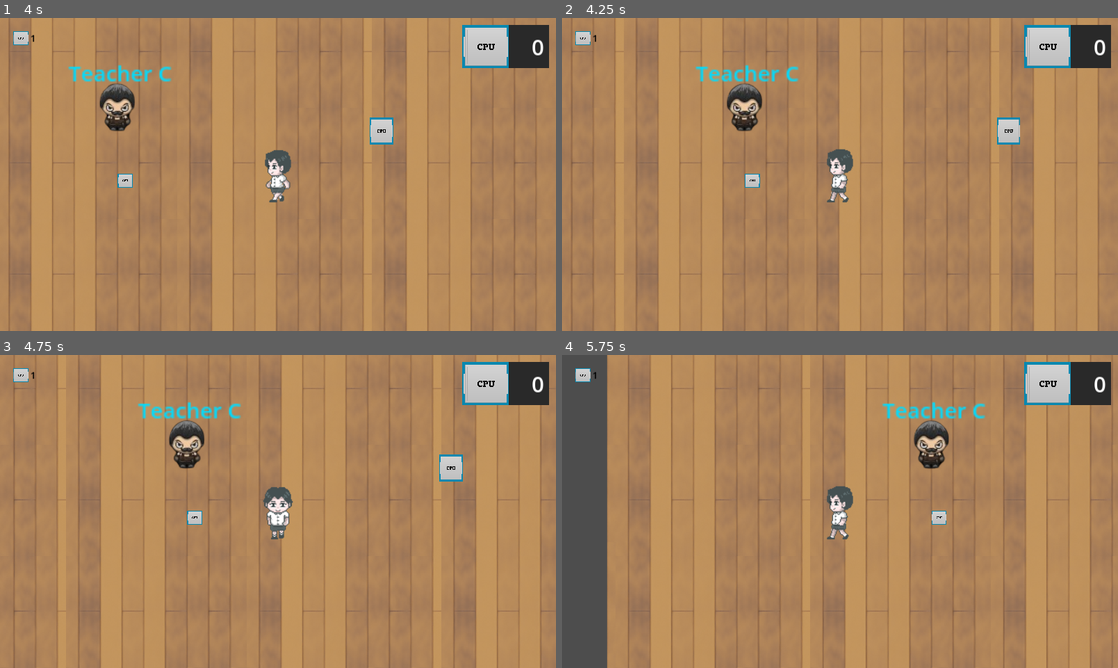
Above: before the commit, frames 1-4 (two rows, left to right).
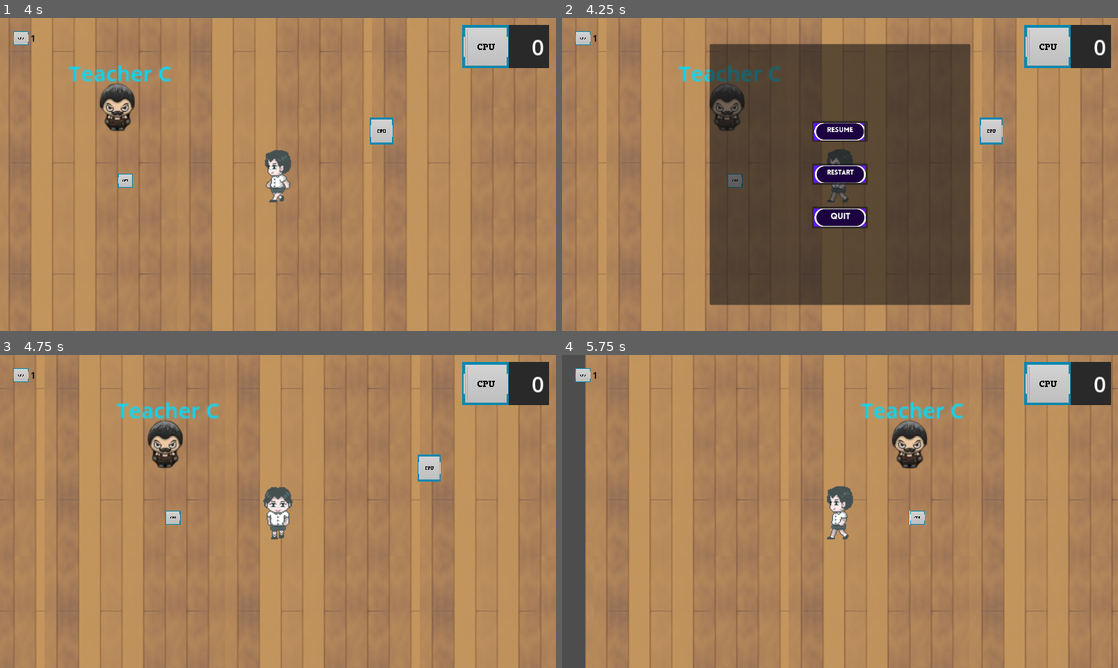
Above: after the commit, the same moments.

Repository: optimus1977/Find_Components
Game: Godot game, scene res://scenes/level_1.tscn
Same seed, same stepped clock (60 frames per second), same inputs: the game is played once before the commit and once after it. This scene is started directly instead of the project's main scene.
Inputs (mouse positions are in pixels of both pictures, inside the frame that each line leads up to):
- Up to frame 1 (4 s): tap Enter at 0.5 s; hold D (right) 0.53-1.28 s; hold E (interact) 0.53-1.28 s; hold S (down) 1.28-2.03 s; tap E (interact) at 1.35, 2.85 s; hold D (right) 2.03-2.78 s; hold E (interact) 2.03-2.78 s; hold W (up) 2.78-3.53 s; hold A (left) from 3.53 s (still down); hold E (interact) from 3.53 s (still down)
- Up to frame 2 (4.25 s): keep holding A (left); keep holding E (interact); tap Escape (escape, bound only after the commit) at 4.15 s
- Up to frame 3 (4.75 s): release A (left) at 4.25 s; release E (interact) at 4.25 s; click (278, 467) at 4.27 s
- Up to frame 4 (5.75 s): tap Space at 5 s; hold A (left) from 5.03 s (still down); tap E (interact) at 5.1 s

Frame 1 is identical in both runs. In frame 2, 50% of the frame differs, in the area x 0-98%, y 0-100%; in frame 3, 15%; in frame 4, 18%.

Commit message:
Pause Menu Added

Diff:
--- a/project.godot
+++ b/project.godot
@@ -60,6 +60,11 @@
 "events": [Object(InputEventKey,"resource_local_to_scene":false,"resource_name":"","device":-1,"window_id":0,"alt_pressed":false,"shift_pressed":false,"ctrl_pressed":false,"meta_pressed":false,"pressed":false,"keycode":0,"physical_keycode":69,"key_label":0,"unicode":101,"echo":false,"script":null)
 ]
 }
+escape={
+"deadzone": 0.5,
+"events": [Object(InputEventKey,"resource_local_to_scene":false,"resource_name":"","device":-1,"window_id":0,"alt_pressed":false,"shift_pressed":false,"ctrl_pressed":false,"meta_pressed":false,"pressed":false,"keycode":0,"physical_keycode":4194305,"key_label":0,"unicode":0,"echo":false,"script":null)
+]
+}
 
 [input_devices]
 
--- a/scenes/level_1.tscn
+++ b/scenes/level_1.tscn
@@ -1,8 +1,9 @@
-[gd_scene load_steps=10 format=3 uid="uid://cl8fpcykyyyhm"]
+[gd_scene load_steps=11 format=3 uid="uid://cl8fpcykyyyhm"]
 
 [ext_resource type="Texture2D" uid="uid://4q77aqcqdis8" path="res://assests/strokespritesheet20121.png" id="1_yhthd"]
 [ext_resource type="PackedScene" uid="uid://dp1k1ittgposc" path="res://scenes/player.tscn" id="2_qe0o5"]
 [ext_resource type="PackedScene" uid="uid://bevshxf5g7oo3" path="res://scenes/cpu.tscn" id="3_mr2aj"]
+[ext_resource type="PackedScene" uid="uid://bxn423u6gwm8e" path="res://scenes/pause_menu.tscn" id="4_do8hr"]
 [ext_resource type="PackedScene" uid="uid://c5owb05xapq3o" path="res://scenes/cpu_ui.tscn" id="4_ti6ek"]
 [ext_resource type="PackedScene" uid="uid://dnnltayaurdea" path="res://scenes/npc.tscn" id="5_khe8x"]
 [ext_resource type="PackedScene" uid="uid://dd3ngn8pec8gr" path="res://scenes/quest_item.tscn" id="6_5nn16"]
@@ -1635,6 +1636,9 @@
 
 [node name="CanvasLayer" type="CanvasLayer" parent="."]
 
+[node name="PauseMenu" parent="CanvasLayer" instance=ExtResource("4_do8hr")]
+visible = false
+
 [node name="CpuUI" parent="CanvasLayer" instance=ExtResource("4_ti6ek")]
 
 [node name="npc" parent="." instance=ExtResource("5_khe8x")]
--- /dev/null
+++ b/scenes/pause_menu.tscn
@@ -0,0 +1,61 @@
+[gd_scene load_steps=5 format=3 uid="uid://bxn423u6gwm8e"]
+
+[ext_resource type="Texture2D" uid="uid://bj1r4t46kxumm" path="res://assests/pausemenu/ResumeButton.png" id="1_26mkq"]
+[ext_resource type="Script" path="res://scripts/pause_menu.gd" id="1_qbkdl"]
+[ext_resource type="Texture2D" uid="uid://c6dye6hnqs6tv" path="res://assests/pausemenu/RestartButton.png" id="2_tg0xb"]
+[ext_resource type="Texture2D" uid="uid://cnkuybak4j8fl" path="res://assests/pausemenu/QuitButton.png" id="3_gpsd1"]
+
+[node name="PauseMenu" type="Control"]
+process_mode = 3
+layout_mode = 3
+anchors_preset = 15
+anchor_right = 1.0
+anchor_bottom = 1.0
+grow_horizontal = 2
+grow_vertical = 2
+script = ExtResource("1_qbkdl")
+
+[node name="Panel" type="Panel" parent="."]
+layout_mode = 1
+anchors_preset = 8
+anchor_left = 0.5
+anchor_top = 0.5
+anchor_right = 0.5
+anchor_bottom = 0.5
+offset_left = -300.0
+offset_top = -300.0
+offset_right = 300.0
+offset_bottom = 300.0
+grow_horizontal = 2
+grow_vertical = 2
+
+[node name="VBoxContainer" type="VBoxContainer" parent="Panel"]
+layout_mode = 1
+anchors_preset = 8
+anchor_left = 0.5
+anchor_top = 0.5
+anchor_right = 0.5
+anchor_bottom = 0.5
+offset_left = -64.0
+offset_top = -77.5
+offset_right = 64.0
+offset_bottom = 77.5
+grow_horizontal = 2
+grow_vertical = 2
+theme_override_constants/separation = 50
+
+[node name="ResumeButton" type="Button" parent="Panel/VBoxContainer"]
+layout_mode = 2
+icon = ExtResource("1_26mkq")
+
+[node name="RestartButton" type="Button" parent="Panel/VBoxContainer"]
+layout_mode = 2
+icon = ExtResource("2_tg0xb")
+
+[node name="QuitButton" type="Button" parent="Panel/VBoxContainer"]
+layout_mode = 2
+icon = ExtResource("3_gpsd1")
+
+[connection signal="pressed" from="Panel/VBoxContainer/ResumeButton" to="." method="_on_resume_button_pressed"]
+[connection signal="pressed" from="Panel/VBoxContainer/RestartButton" to="." method="_on_restart_button_pressed"]
+[connection signal="pressed" from="Panel/VBoxContainer/QuitButton" to="." method="_on_quit_button_pressed"]
--- /dev/null
+++ b/scripts/pause_menu.gd
@@ -0,0 +1,31 @@
+extends Control
+
+func resume():
+	hide()
+	get_tree().paused = false
+
+func pause():
+	show()
+	get_tree().paused = true
+
+func testEsc():
+	if Input.is_action_just_pressed("escape") and get_tree().paused == false:
+		pause()
+	elif Input.is_action_just_pressed("escape") and get_tree().paused == false:
+		resume()
+
+func _on_resume_button_pressed():
+	hide()
+	resume()
+
+
+func _on_restart_button_pressed():
+	resume()
+	get_tree().reload_current_scene
+
+
+func _on_quit_button_pressed():
+	get_tree().quit()
+
+func _process(delta):
+	testEsc()
Binary file added: assests/pausemenu/QuitButton.png
Not shown, added: assests/pausemenu/QuitButton.png.import
Binary file added: assests/pausemenu/RestartButton.png
Not shown, added: assests/pausemenu/RestartButton.png.import
Binary file added: assests/pausemenu/ResumeButton.png
Not shown, added: assests/pausemenu/ResumeButton.png.import
Not shown, changed: export_presets.cfg
Not shown, added: exports/web/index.apple-touch-icon.png.import
Not shown, added: exports/web/index.icon.png.import
Not shown, added: exports/web/index.png.import
Not shown, added: exports/web/find-components-web.zip
Not shown, added: exports/web/index.apple-touch-icon.png
(and 8 more such lines)
